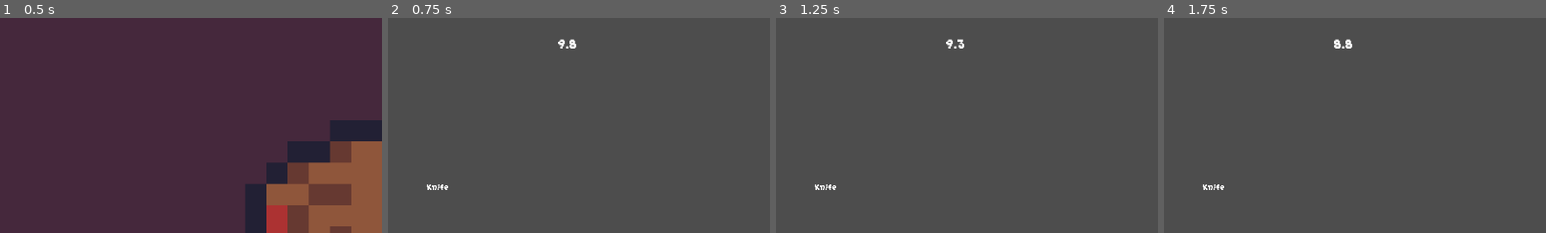
Above: before the commit, frames 1-4 (left to right).
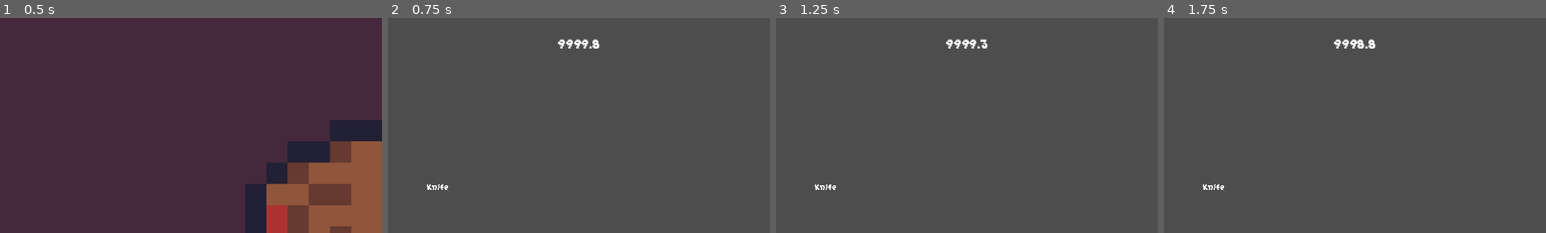
Above: after the commit, the same moments.

Repository: Sastingus/Team-name-GMTK-2026
Game: Godot game, scene res://scenes/worlds/main_menu.tscn
The game is run twice, just before and just after one commit, with the same random seed, the same clock (stepped at 60 frames per second) and the same inputs.
Inputs (mouse positions are % of the whole screen's width and height, from its top left):
- Up to frame 1 (0.5 s): no input
- Up to frame 2 (0.75 s): click "Start" at 0.5 s
- Up to frame 3 (1.25 s): no input
- Up to frame 4 (1.75 s): move the mouse to (72, 45) at 1.27 s; right-click (72, 45) at 1.35 s
The pictures show only the part of the screen within x 26-76%, y 0-50%; the shares and areas given below are measured in that part.

Frame 1 is identical in both runs. In frame 2, 0.3% of the frame differs, in the area x 46-56%, y 9-15%; in frame 3, 0.3%; in frame 4, 0.4%, in the area x 44-56%, y 9-15%.

Commit message:
fixes for things

Diff:
--- a/autoload/globals.gd
+++ b/autoload/globals.gd
@@ -10,7 +10,7 @@
 
 var in_game := false
 var game_timer := 0.0
-const GAME_TIME = 10
+const GAME_TIME = 10000
 
 var current_station : Stations = Stations.KITCHEN
 
--- a/scenes/tools/microwave/microwave.gd
+++ b/scenes/tools/microwave/microwave.gd
@@ -56,12 +56,12 @@
 	microwave_opened = toggled_on
 	if not microwave_started:
 		if microwave_opened:
-			door_button.position -= Vector2(DOOR_MOVE_DISTANCE,0)
+			door_button.position -= Vector2(door_button.size.x,0)
 			microwave_floor.disabled = false
 			door_button.z_index = -1
 			recalculate_target()
 		else:
-			door_button.position += Vector2(DOOR_MOVE_DISTANCE,0)
+			door_button.position += Vector2(door_button.size.x,0)
 			if current_target == null:
 				microwave_floor.disabled = true
 				door_button.z_index = -1
--- a/scenes/tools/microwave/microwave.tscn
+++ b/scenes/tools/microwave/microwave.tscn
@@ -28,9 +28,16 @@
 z_index = -1
 position = Vector2(-71.43532, -15)
 scale = Vector2(0.6494215, 0.8460174)
-color = Color(0.20033002, 0.20033002, 0.20032999, 1)
-polygon = PackedVector2Array(-80.665405, 135.66667, -83.59952, -86.533676, 413.34528, -89.832664, 414.88513, 134.749)
+color = Color(0.28729492, 0.28729492, 0.2872949, 1)
+polygon = PackedVector2Array(-80.665405, 135.66667, -82.24152, 16.306793, -83.59952, -86.533676, 413.34528, -89.832664, 414.88513, 134.749)
 uv = PackedVector2Array(-80.665405, 135.66667, -83.59952, -86.533676, 414.3338, -89.46701, 421.67078, 126.133644)
+
+[node name="ColorRect" type="ColorRect" parent="Polygon2D" unique_id=935468013]
+offset_left = -28.586487
+offset_top = -68.5565
+offset_right = 250.12308
+offset_bottom = 99.28874
+color = Color(0.18837145, 0.18837145, 0.18837139, 1)
 
 [node name="StaticBody2D" type="StaticBody2D" parent="." unique_id=580010265]
 
--- a/scenes/worlds/world.gd
+++ b/scenes/worlds/world.gd
@@ -14,12 +14,15 @@
 
 func win():
 	win_label.visible = true
+	get_tree().paused = true
 
 func lose():
 	lose_label.visible = true
 	explosion.play("default")
+	get_tree().paused = true
 
 
 func _on_restart_button_pressed() -> void:
 	Globals._ready()
+	get_tree().paused = false
 	get_tree().change_scene_to_packed(preload("res://scenes/worlds/main_menu.tscn"))
--- a/scenes/worlds/world.tscn
+++ b/scenes/worlds/world.tscn
@@ -139,9 +139,11 @@
 }]
 
 [node name="world" type="Node2D" unique_id=737096411]
+process_mode = 3
 script = ExtResource("1_i30uk")
 
 [node name="KitchenStation" type="Node2D" parent="." unique_id=1151275089]
+process_mode = 1
 script = ExtResource("2_jwygn")
 metadata/_custom_type_script = "uid://djfl16qf421c2"
 
@@ -230,6 +232,7 @@
 uv = PackedVector2Array(-265.66638, -14.666664, 333.0003, -18.666664, 271.667, 1.3333359, -221.66638, 8.666672)
 
 [node name="MicrowaveStation" parent="." unique_id=1889921677 instance=ExtResource("1_sqeqr")]
+process_mode = 1
 position = Vector2(3, -1359)
 station_id = 4
 
@@ -240,6 +243,7 @@
 position = Vector2(383, 220)
 
 [node name="KnifeStation" parent="." unique_id=1073761248 instance=ExtResource("1_sqeqr")]
+process_mode = 1
 position = Vector2(2824, -1359)
 station_id = 3
 
@@ -250,6 +254,7 @@
 position = Vector2(492, 202)
 
 [node name="PlateStation" parent="." unique_id=1350042118 instance=ExtResource("1_sqeqr")]
+process_mode = 1
 position = Vector2(5826, -1363)
 station_id = 6
 
@@ -257,6 +262,7 @@
 position = Vector2(-28, 230)
 
 [node name="Ui" type="CanvasLayer" parent="." unique_id=725376548]
+process_mode = 3
 layer = 5
 
 [node name="TimerLabel" type="Label" parent="Ui" unique_id=1715821943]
